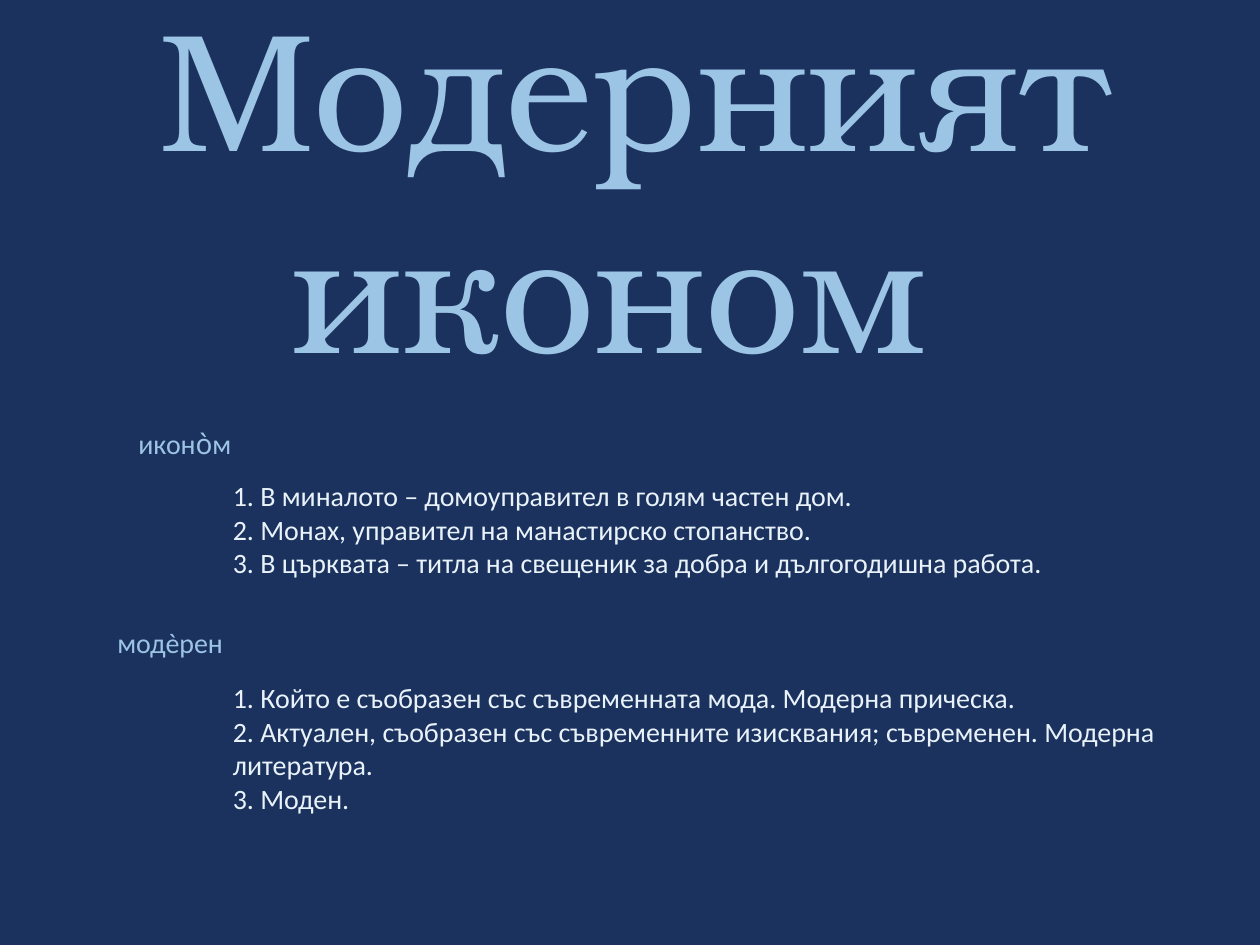
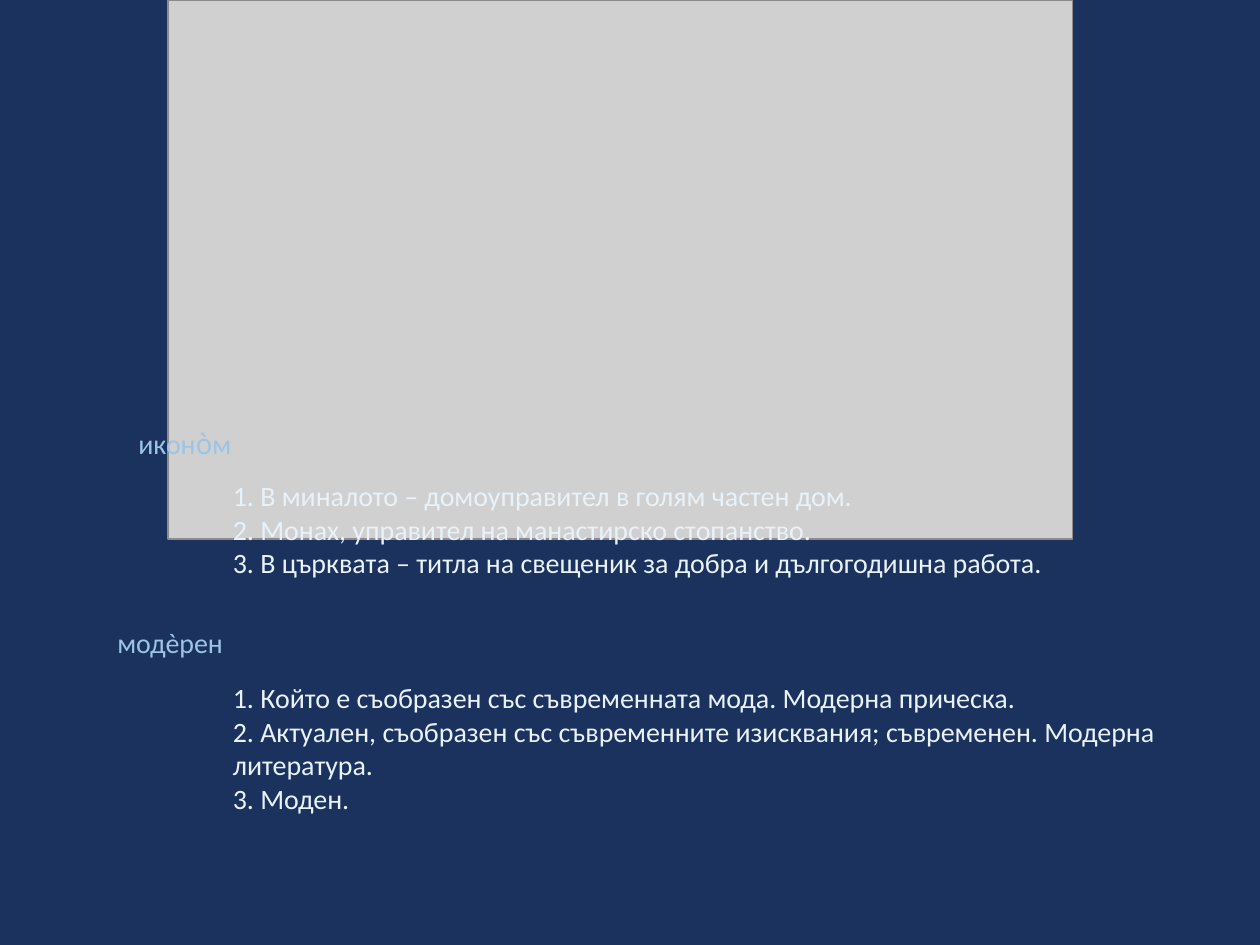
Before and after one commit to ModernSteward/ModernSteward, a slide deck: slide 6 of Presentation/Presentation new style.pptx. Drawn at 1260x945 pixels with LibreOffice and Linux fonts; fonts in the diff are those of the drawing; grey boxes stand for pictures. Boxes give left, top, right and bottom in pixels: in the first picture for what was removed or moved away, otherwise in the second. Text is boxed around its words. In the diff, an @@ line names an element or a change of style, - is before the commit and + after.

```diff
--- a/Presentation/Presentation new style.pptx
+++ b/Presentation/Presentation new style.pptx
@@ picture added at bbox=[168, 0, 1072, 539] @@
@@ title removed at bbox=[159, 36, 1113, 355] @@
-Модерният иконом
```
Also in this commit, not shown: 2 other slides changed, 1 slide added, 31 other files.
